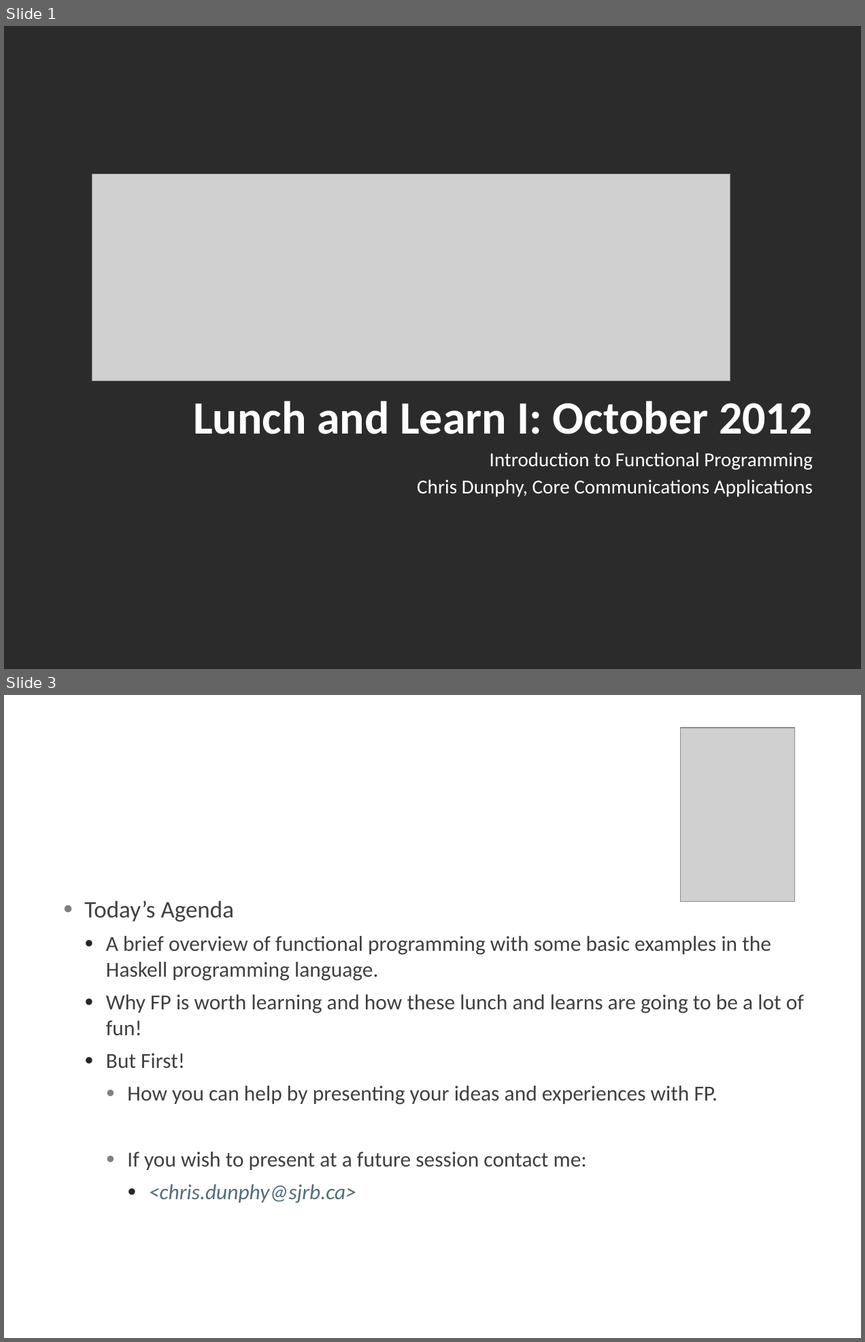
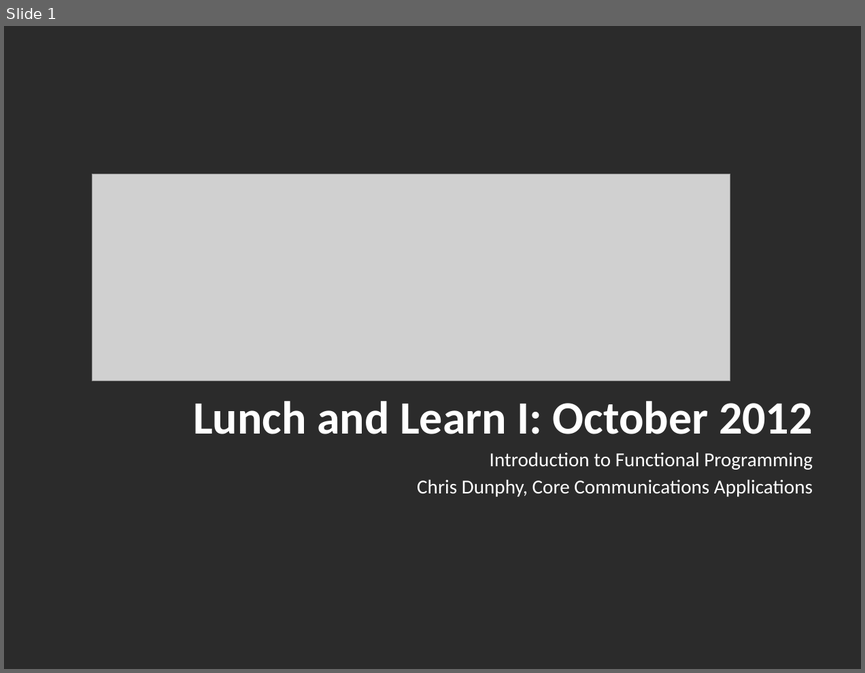
Before and after one commit to AtomicMegaNerd/fnprogfun1, a slide deck: fnprogfun1.pptx. Shown one above the other, each under a label of ours: slides 1 and 3 before the commit, slide 1 after it; the slides between them are not shown. The pictures are 865x1342 and 865x673 pixels, drawn with LibreOffice and Linux fonts; fonts in the diff are those of the drawing; grey boxes stand for pictures; background and template pictures are left out; a plain dark background stands for a picture behind light text. Boxes give left, top, right and bottom in pixels: in the first picture for what was removed or moved away, otherwise in the second. Text is boxed around its words. In the diff, an @@ line names an element or a change of style, - is before the commit and + after.

```diff
--- a/fnprogfun1.pptx
+++ b/fnprogfun1.pptx
@@ slide 3 removed at [4,695,861,1338], background picture (left out) @@
@@ picture removed at [680,728,794,902] @@
@@ title removed at [54,756,834,863] @@
-Lunch and Learn Series
@@ text removed at [84,900,804,1203] @@
-● Today’s Agenda
-  ● A brief overview of functional programming with some basic examples in the Haskell programming language.
-  ● Why FP is worth learning and how these lunch and learns are going to be a lot of fun!
-  ● But First!
-    ● How you can help by presenting your ideas and experiences with FP.
-    ● If you wish to present at a future session contact me:
-      ● <chris.dunphy@sjrb.ca>
```
Also in this commit, not shown: 3 slides changed, 1 other file.
